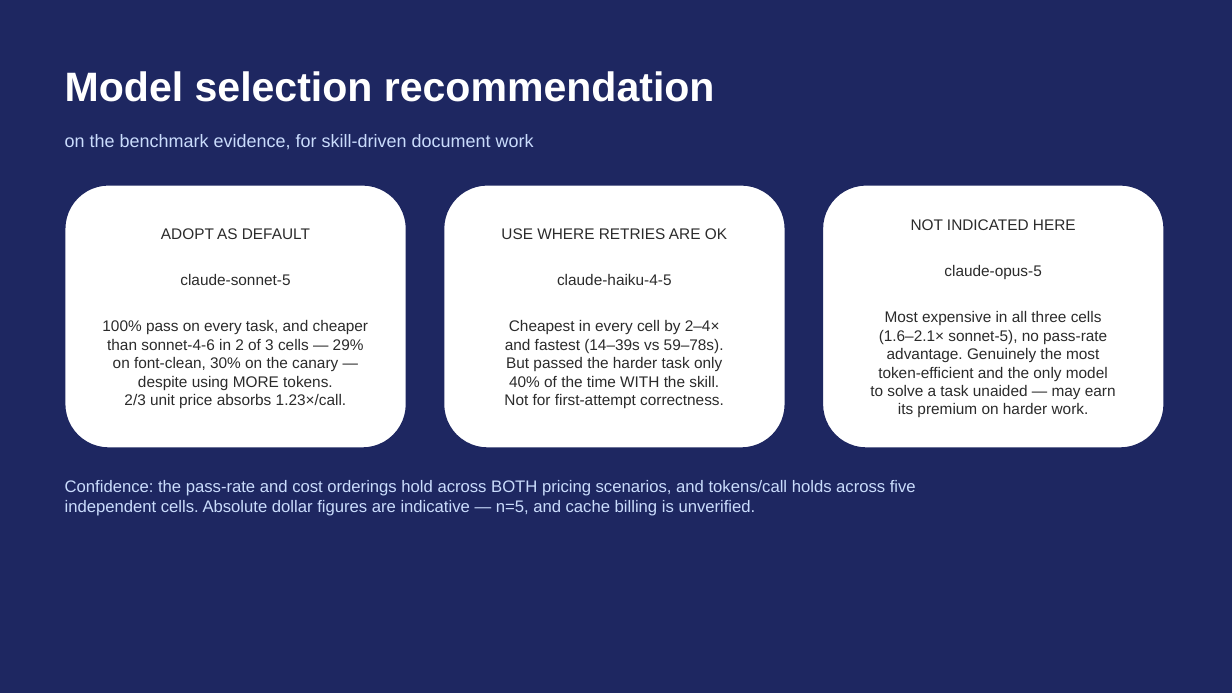
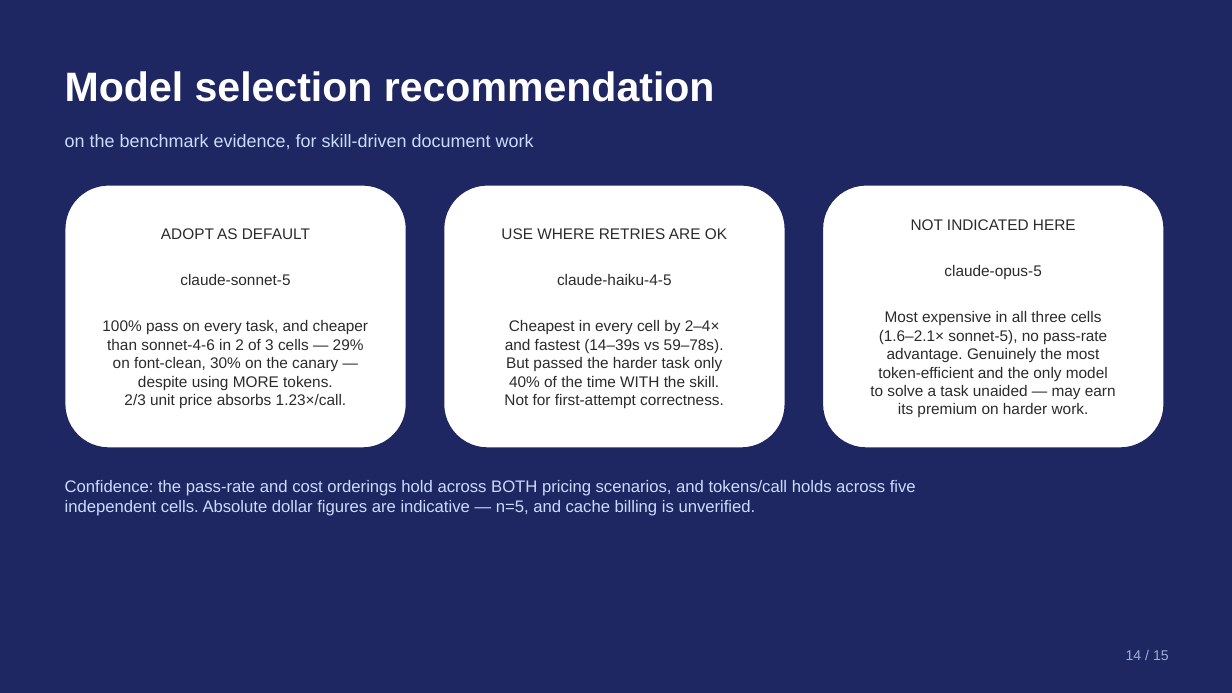
Before and after one commit to rossoctl/autobench-claudecode, a slide deck: slide 14 of results/autobench-claudecode-summary.pptx (slide 13 before the commit). Drawn at 1232x693 pixels with LibreOffice and Linux fonts; fonts in the diff are those of the drawing. Boxes give left, top, right and bottom in pixels: in the first picture for what was removed or moved away, otherwise in the second. Text is boxed around its words. In the diff, an @@ line names an element or a change of style, - is before the commit and + after.

```diff
--- a/results/autobench-claudecode-summary.pptx
+++ b/results/autobench-claudecode-summary.pptx
@@ text added at (x1=1126, y1=650, x2=1169, y2=660), 11 pt, text #9AB0D8 @@
+14 / 15
```
Also in this commit, not shown: 13 other slides changed, 1 slide added, 2 other files.
